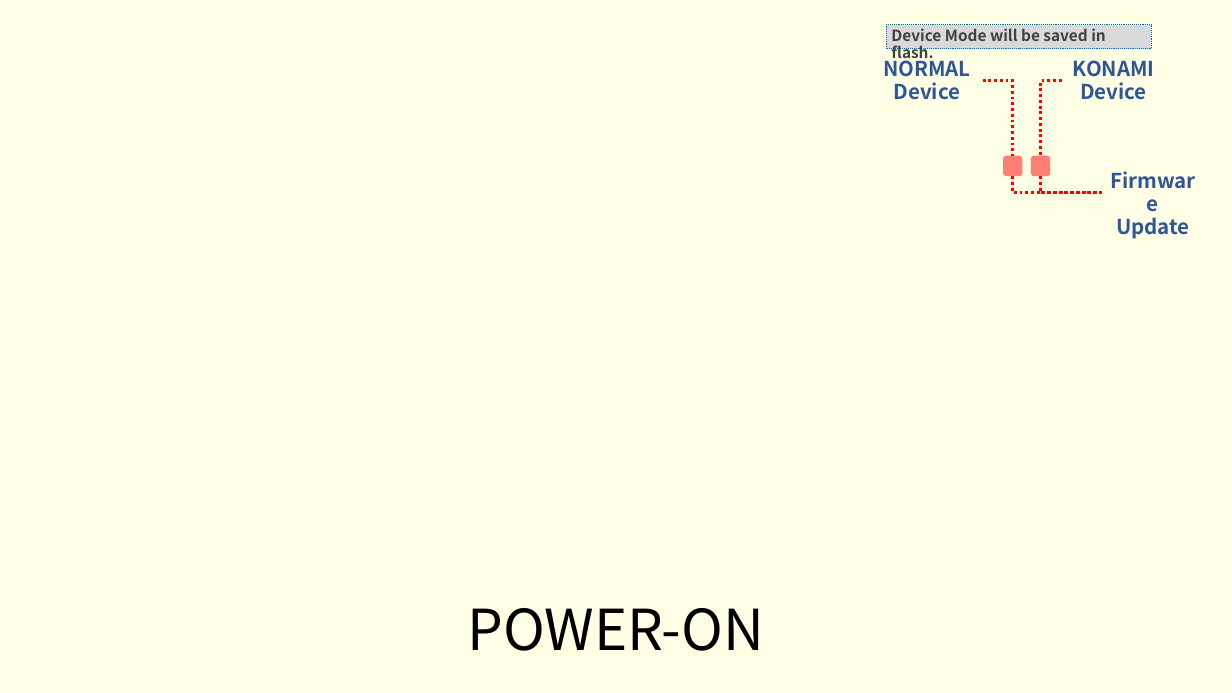
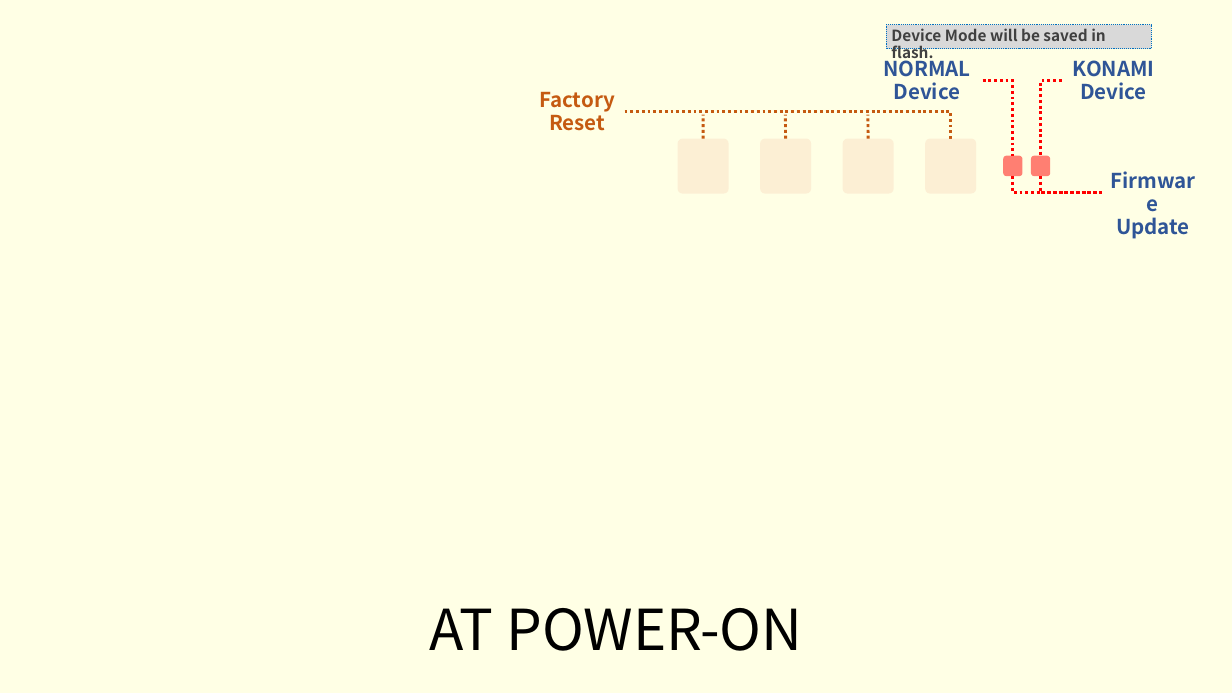
Before and after one commit to whowechina/iidx_pico, a slide deck: slide 2 of doc/IIDX_Pico_Manual.pptx. Drawn at 1232x693 pixels with LibreOffice and Linux fonts; fonts in the diff are those of the drawing; background and template pictures are left out. Boxes give left, top, right and bottom in pixels: in the first picture for what was removed or moved away, otherwise in the second. Text is boxed around its words. In the diff, an @@ line names an element or a change of style, - is before the commit and + after.

Commit message:
Config versioning and factory reset at power-up

```diff
--- a/doc/IIDX_Pico_Manual.pptx
+++ b/doc/IIDX_Pico_Manual.pptx
@@ group added at [539, 91, 976, 194]: 4 rounded rectangles, 3 lines, 1 elbow line, 1 text @@
+Factory Reset
@@ title at [429, 608, 802, 651]: text changed @@
-POWER-ON
+AT POWER-ON
```
Also in this commit, not shown: 2 other slides changed, 5 other files.
